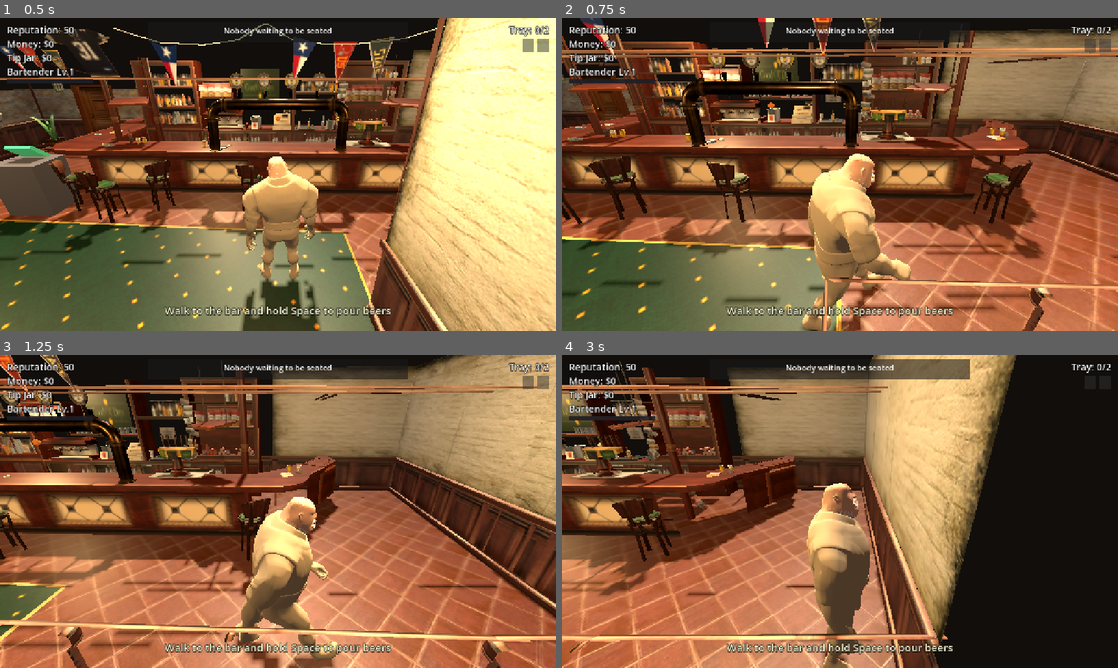
Above: before the commit, frames 1-4 (two rows, left to right).
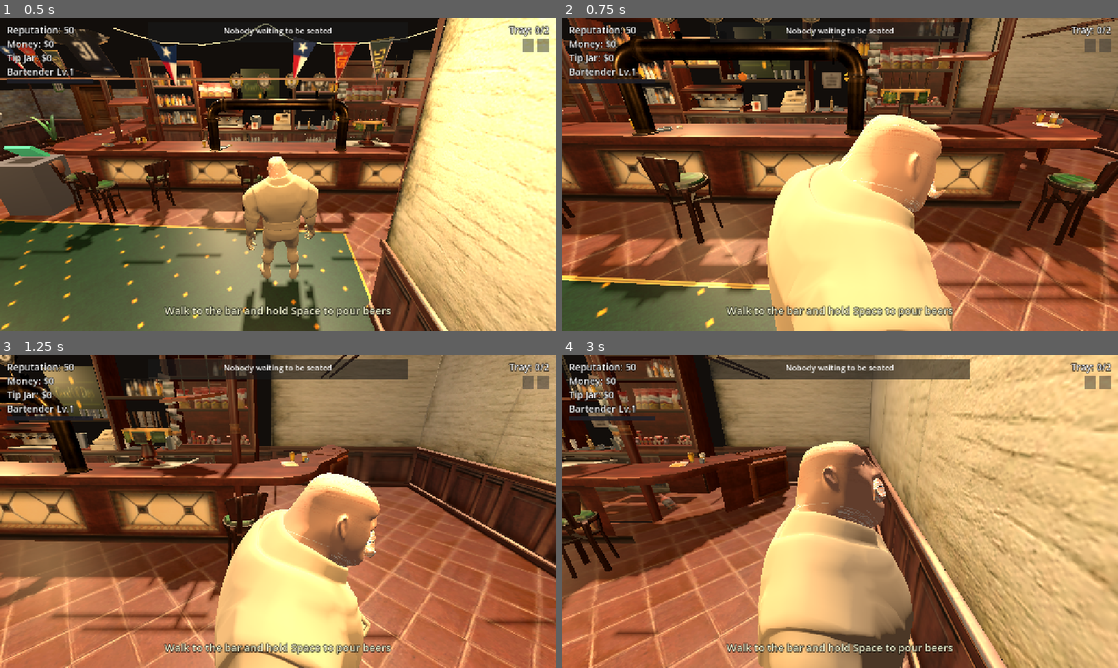
Above: after the commit, the same moments.

Repository: derrxb/puzzles
Game: Godot game, scene res://scenes/Main.tscn
Same seed, same stepped clock (60 frames per second), same inputs: the game is played once before the commit and once after it.
Inputs (mouse positions are in pixels of both pictures, inside the frame that each line leads up to):
- Up to frame 1 (0.5 s): no input
- Up to frame 2 (0.75 s): tap Enter at 0.5 s; move the mouse to (962, 158) at 0.52 s; hold D (move_right) from 0.53 s (still down); tap Q (dump) at 0.6 s; click (962, 158) at 0.67 s
- Up to frame 3 (1.25 s): keep holding D (move_right)
- Up to frame 4 (3 s): release D (move_right) at 1.25 s; drag from (728, 527) to (812, 574) at 1.27 s; move the mouse to (895, 442) at 2.02 s; hold D (move_right) 2.03-2.75 s; hold Space (pour) 2.03-2.75 s; drag from (812, 574) to (673, 464) at 2.77 s

Frame 1 is identical in both runs. In frame 2, 69% of the frame differs, in the area x 0-100%, y 0-100%; in frame 3, 61%; in frame 4, 71%.

Commit message:
fix(camera): camera retracts off props again (fix void regression), body still free
The walls-only change stopped the player getting stuck, but it also took away the
geometry the follow-camera was retracting off of, so the void showed through the
walls again at some angles -- a regression from the "collide everything" version.

Split the two needs across layers instead of choosing one:
  - the bar model's walls stay on layer 1 (solid to the player body AND the camera)
  - every other model mesh (55 props) goes on layer 4, a camera-only layer
  - the spring-arm camera now masks layers 1+4, so it retracts off ALL visible
    geometry (no void), while the player body masks only layer 1, so it still walks
    straight through the props (no traps)

Verified: the body-collision map is open (behind the bar + games room walkable),
the camera-collision map covers the room like the full-trimesh version did, and
renders near the east/west/back walls show them solid with no void bleeding through.

Co-Authored-By: Claude Opus 4.8 <noreply@anthropic.com>

Diff:
--- a/bar-rush/scripts/bar_environment.gd
+++ b/bar-rush/scripts/bar_environment.gd
@@ -24,23 +24,39 @@
 #    collider that matches the model's actual geometry: for every visible mesh we
 #    call create_trimesh_collision(), which adds a StaticBody3D whose shape is the
 #    mesh's own triangles. Now "solid to the eye" == "solid to the body and the
-#    camera". We only do this for the big WALL-shaped meshes, though: a first pass
-#    that collided every mesh turned every free-standing prop (arcade machine,
-#    jukebox, vending machine, potted plants) into a solid obstacle, and the player
-#    kept getting wedged in the pockets between them. So _looks_like_wall() keeps
-#    just the room shell + back walls (tall, long, thin), which is what the camera
-#    and "don't leave the room" actually need. Props stay walk-through (you can
-#    brush past them, which is far better than getting stuck), and the counter,
-#    tables and register keep their own hand-placed colliders from before.
+#    camera".
+#
+#    But "solid to the body" and "solid to the camera" are two different needs, and
+#    lumping them together caused trouble both ways: collide NOTHING and the camera
+#    slides through the walls and shows the void behind them; collide EVERYTHING and
+#    every free-standing prop (arcade cabinet, jukebox, vending machine, plants)
+#    becomes a solid obstacle the player wedges between. So we split them across two
+#    collision layers:
+#      - WALL-shaped meshes (tall, long, thin slabs -- the room shell + back walls)
+#        go on layer 1, which BOTH the player body and the camera collide with. You
+#        can't walk through a wall, and the camera stops at it.
+#      - every other mesh (the props) goes on layer 4, a "camera-only" layer: the
+#        follow-camera's spring arm retracts off it (so it never reveals the void),
+#        but the player body -- which only collides with layer 1 -- walks right
+#        through, so no more getting stuck on the furniture.
+#    The counter, tables and register keep their own hand-placed layer-1 colliders,
+#    and the invisible perimeter walls from main.gd still fence the room.
 extends Node3D
 
-# A mesh counts as a wall (gets a collider) when it is tall, long, and thin in one
+# A mesh counts as a wall (solid to the body) when it is tall, long, and thin in one
 # horizontal direction -- i.e. a slab standing on the floor. Sizes are in world
 # (game) units, so this is robust to the model's odd internal scale. Props like the
-# arcade cabinet are too short/stubby to match and are left pass-through.
+# arcade cabinet are too short/stubby to match, so they land on the camera-only
+# layer instead.
 const WALL_MIN_HEIGHT := 1.5   # at least waist-to-head tall
 const WALL_MIN_LENGTH := 2.0   # runs for a couple of metres
 const WALL_MAX_THICK := 0.9    # thin in its other horizontal axis
+
+# Bit 3 (value 8) == "layer 4" in the editor. The bar model's props sit here so the
+# camera (whose spring arm masks layers 1 and 4) retracts off them while the player
+# body (which masks only layer 1) passes through. Keep this in sync with the spring
+# arm's collision_mask in player.gd.
+const CAMERA_ONLY_LAYER := 1 << 3
 
 const HIDDEN_MESHES: Array[String] = [
 	"FrontSide_4", "FrontSide_10", "FrontSide_16", "FrontSide_28",
@@ -60,19 +76,31 @@
 	_add_collision(self, hidden)
 
 
-# Walk the model tree and give every VISIBLE, WALL-shaped mesh a trimesh collider
-# that matches its triangles exactly. Skipping the hidden overhead meshes and the
-# free-standing props keeps the player from being blocked by things they either
-# can't see or should be able to brush past.
+# Walk the model tree and give every VISIBLE mesh a trimesh collider matching its
+# triangles. Walls go on layer 1 (solid to body + camera); everything else goes on
+# the camera-only layer. Hidden overhead meshes are skipped -- you can't see them,
+# so neither the body nor the camera should catch on them.
 func _add_collision(node: Node, hidden: Dictionary) -> void:
 	for child in node.get_children():
 		if child is MeshInstance3D and child.mesh != null and not hidden.has(child.name):
-			if _looks_like_wall(child):
-				# create_trimesh_collision() adds a StaticBody3D child using the
-				# mesh's own faces, on collision layer 1 -- the layer the player
-				# body collides with and the spring-arm camera retracts from.
-				child.create_trimesh_collision()
+			var body := _make_collider(child)
+			if body != null and not _looks_like_wall(child):
+				# A prop: camera retracts off it, but the body passes through.
+				body.collision_layer = CAMERA_ONLY_LAYER
+				body.collision_mask = 0
 		_add_collision(child, hidden)
+
+
+# create_trimesh_collision() builds a StaticBody3D child (layer 1 by default) from
+# the mesh's faces; return it so the caller can move props to the camera-only layer.
+func _make_collider(mi: MeshInstance3D) -> StaticBody3D:
+	var before := mi.get_child_count()
+	mi.create_trimesh_collision()
+	for i in range(before, mi.get_child_count()):
+		var c := mi.get_child(i)
+		if c is StaticBody3D:
+			return c
+	return null
 
 
 # True when the mesh's world-space bounding box is a tall, long, thin slab -- a
--- a/bar-rush/scripts/player.gd
+++ b/bar-rush/scripts/player.gd
@@ -181,6 +181,12 @@
 	Input.set_mouse_mode(Input.MOUSE_MODE_VISIBLE)
 	_raycast.add_exception(self)
 	_spring.add_excluded_object(self.get_rid())
+	# The follow-camera retracts off BOTH the solid walls/counter (layer 1) AND the
+	# "camera-only" decor layer 4 that the bar model's props sit on (arcade, jukebox,
+	# shelves...). That way the camera never slides through a visible surface and
+	# shows the void behind it, even though the player body (which only collides with
+	# layer 1) can still walk freely past those props. See bar_environment.gd.
+	_spring.collision_mask = 0b1001  # layers 1 + 4
 	# The body doesn't rotate (no mouse-look); it faces the bar so the follow-cam sits
 	# on the room side looking at the counter. The bartender turns to face his movement.
 	rotation.y = PI
Not shown, changed: docs/index.pck
